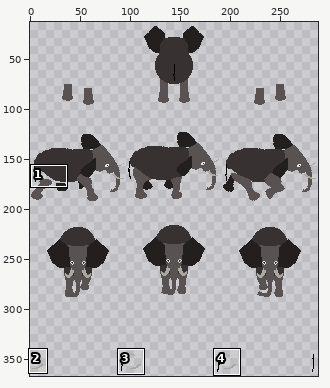
Two versions of one sprite sheet, sprite/animal/elephant/elephant-redo-96x96.png. Above, an overview of the earlier version with the close-up marked.
Close-up. Earlier state:
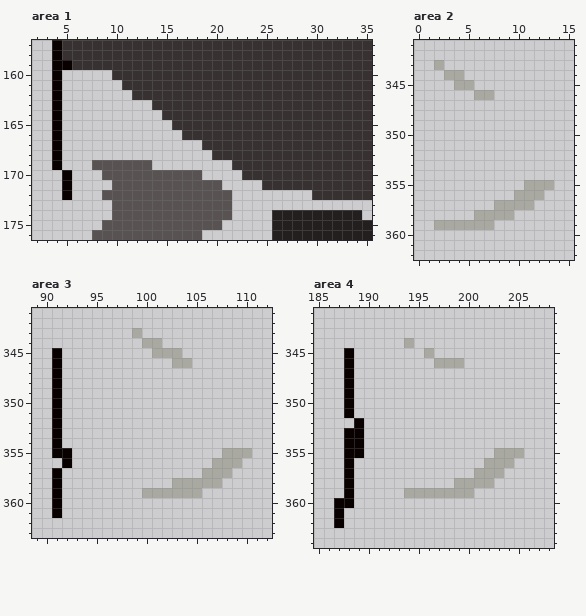
The file is 288x384 pixels. Colours within 5 levels of each other are drawn and written as one. Shown: area 1: x 2..35, y 157..176; area 2: x 0..15, y 341..362; area 3: x 89..112, y 341..363; area 4: x 185..208, y 341..364. The wide view leaves out empty margins. The commit also changed other parts of the picture, which this record leaves out.
After the commit:
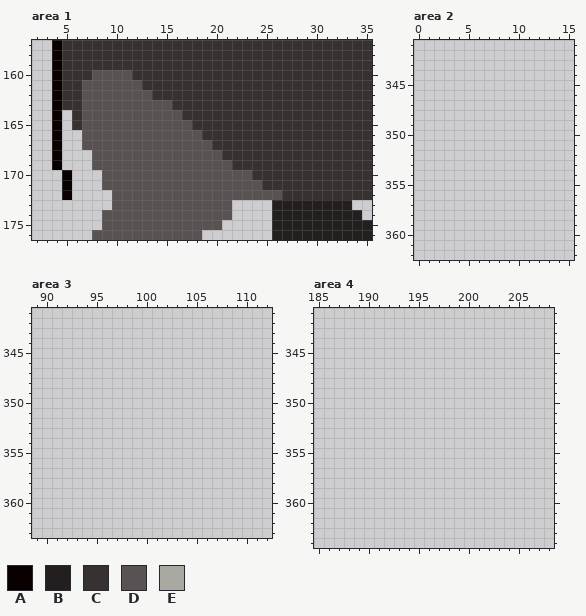
Palette (. is transparent): A #080100  B #231f1e  C #373231  D #585352  E #aaa9a1
Edits made:
Area 1:
y 159: x 5 A -> C
y 160: x 5..11 .....CC -> CCCDDDD
y 161: x 5..12 ......CC -> CCDDDDDD
y 162: x 5..13 .......CC -> CCDDDDDDD
y 163: x 5..15 .........CC -> CCDDDDDDDDD
y 164: x 6..16 .........CC -> CDDDDDDDDDD
y 165: x 6..17 ..........CC -> CDDDDDDDDDDD
y 166: x 7..18 ..........CC -> DDDDDDDDDDDD
y 167: x 7..19 ............C -> DDDDDDDDDDDDD
y 168: x 8..20 ............C -> DDDDDDDDDDDDD
y 169: x 14..21 ........ -> DDDDDDDD
y 170: x 19..23 ....C -> DDDDD
y 171: x 9 . -> D; x 21..24 .... -> DDDD
y 172: x 9 D -> .; x 22..29 ........ -> DDDDDCCC
y 173: x 26..33 ........ -> BBBBBBBB
y 174: x 9 . -> D
Area 2:
y 343: x 2 E -> .
y 344: x 3..4 EE -> ..
y 345: x 4..5 EE -> ..
y 346: x 6..7 EE -> ..
y 355: x 11..13 EEE -> ...
y 356: x 10..12 EEE -> ...
y 357: x 8..11 EEEE -> ....
y 358: x 6..9 EEEE -> ....
y 359: x 2..7 EEEEEE -> ......
Area 3:
y 343: x 99 E -> .
y 344: x 100..101 EE -> ..
y 345: x 91 A -> .; x 101..103 EEE -> ...
y 346: x 91 A -> .; x 103..104 EE -> ..
y 347..354: x 91 A -> .
y 355: x 91..92 AA -> ..; x 108..110 EEE -> ...
y 356: x 92 A -> .; x 107..109 EEE -> ...
y 357: x 91 A -> .; x 106..108 EEE -> ...
y 358: x 91 A -> .; x 103..107 EEEEE -> .....
y 359: x 91 A -> .; x 100..105 EEEEEE -> ......
y 360..361: x 91 A -> .
Area 4:
y 344: x 194 E -> .
y 345: x 188 A -> .; x 196 E -> .
y 346: x 188 A -> .; x 197..199 EEE -> ...
y 347..351: x 188 A -> .
y 352: x 189 A -> .
y 353..354: x 188..189 AA -> ..
y 355: x 188..189 AA -> ..; x 203..205 EEE -> ...
y 356: x 188 A -> .; x 202..204 EEE -> ...
y 357: x 188 A -> .; x 201..203 EEE -> ...
y 358: x 188 A -> .; x 199..202 EEEE -> ....
y 359: x 188 A -> .; x 194..200 EEEEEEE -> .......
y 360: x 187..188 AA -> ..
y 361..362: x 187 A -> .
